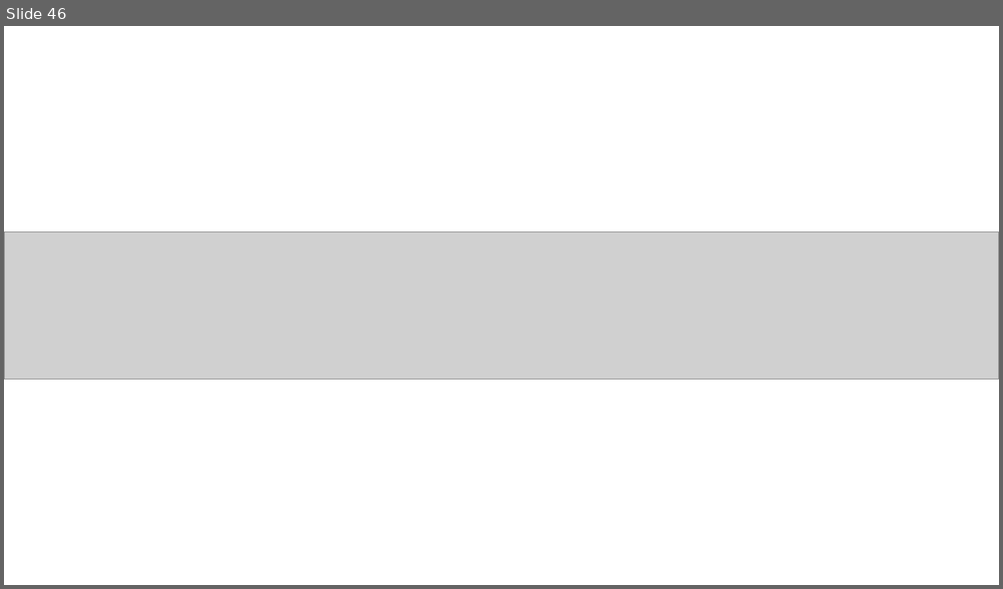
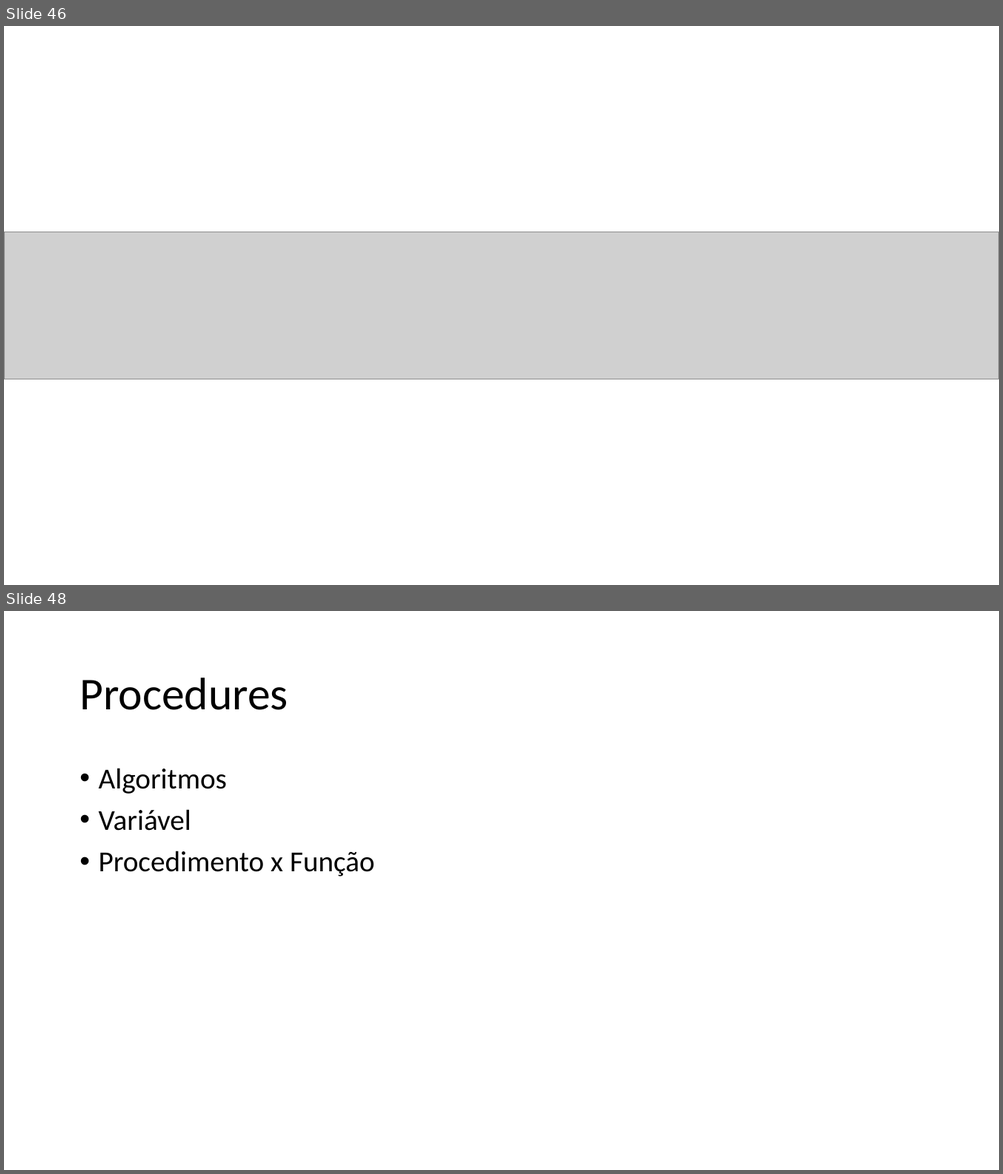
Before and after one commit to romulodf-cesar/etl_senso2015, a slide deck: Git e GitHub.pptx. Shown one above the other, each under a label of ours: slide 46 before the commit, slides 46 and 48 after it; the slides between them are not shown. The pictures are 1003x589 and 1003x1174 pixels, drawn with LibreOffice and Linux fonts; fonts in the diff are those of the drawing; grey boxes stand for pictures. Boxes give left, top, right and bottom in pixels: in the first picture for what was removed or moved away, otherwise in the second. Text is boxed around its words. In the diff, an @@ line names an element or a change of style, - is before the commit and + after.

```diff
--- a/Git e GitHub.pptx
+++ b/Git e GitHub.pptx
@@ slide 48 added at [4, 611, 999, 1170], background #FFFFFF @@
@@ title added at [79, 678, 287, 710], 44 pt, text #000000 @@
+Procedures
@@ text added at [99, 768, 375, 877], 28 pt, text #000000 @@
+• Algoritmos
+• Variável
+• Procedimento x Função
```
Also in this commit, not shown: 14 other slides added, 4 other files.
